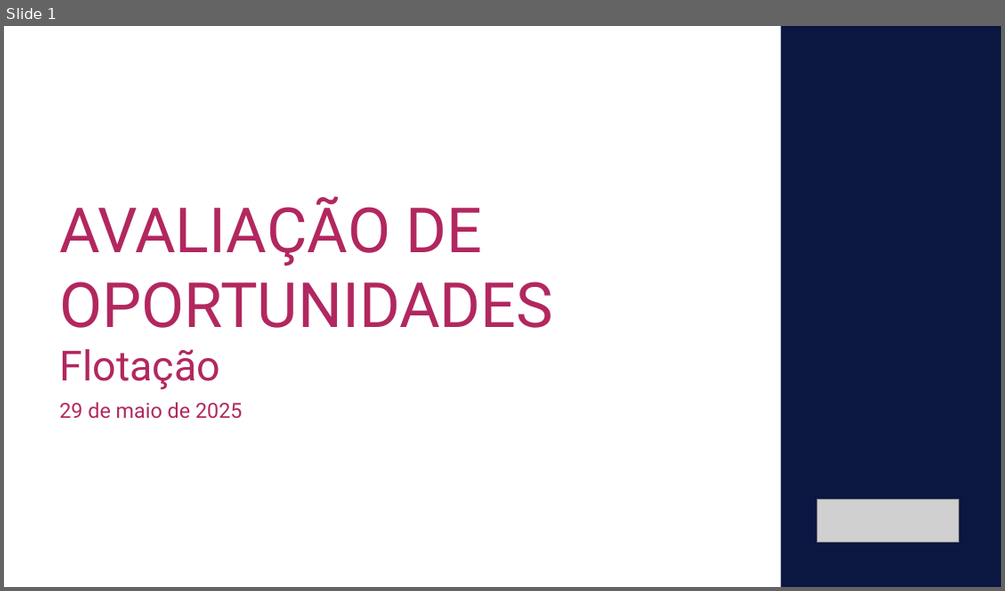
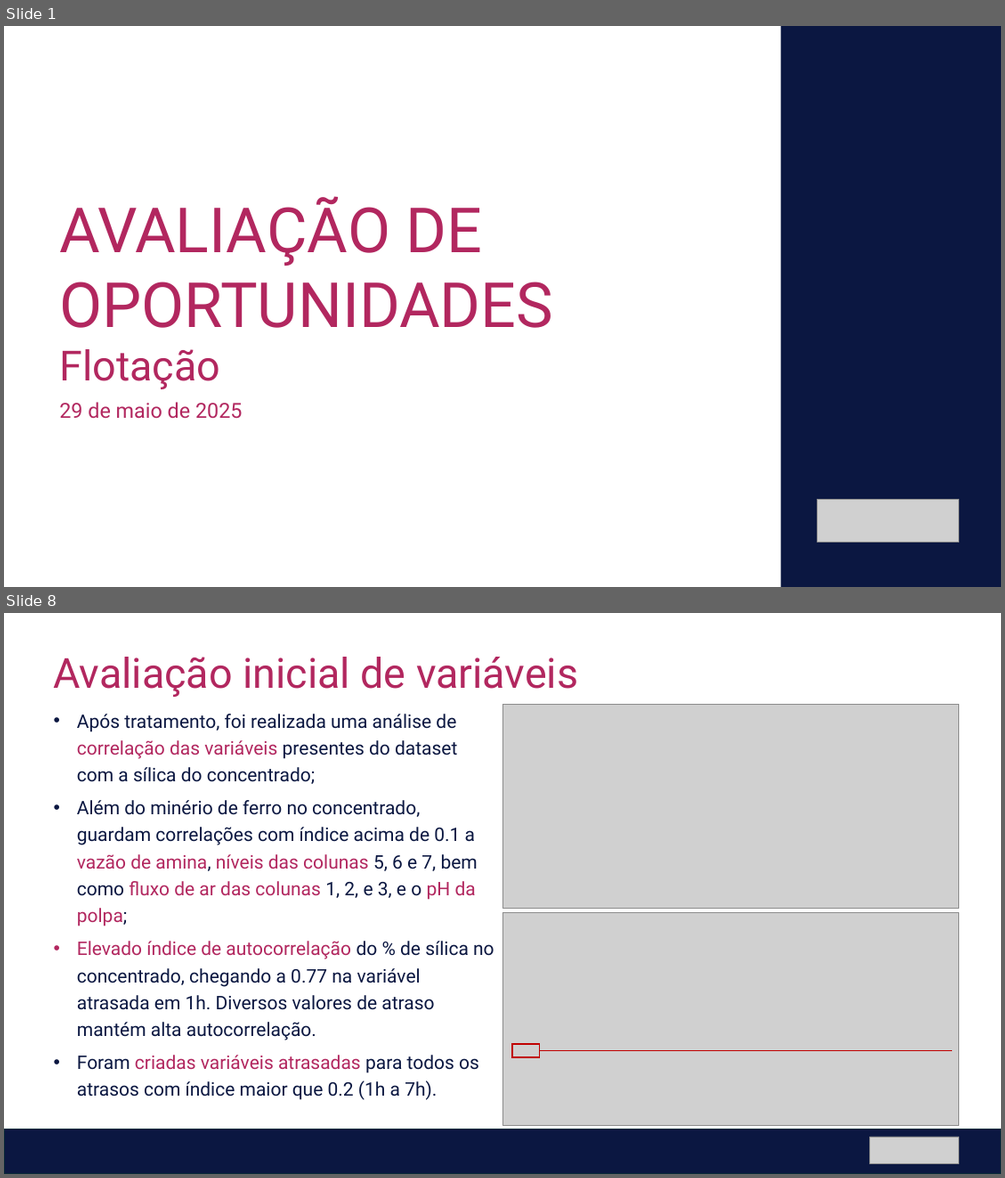
Before and after one commit to matleobor/case-ihm, a slide deck: IHM Stefanini - Análise de Oportunidade - Flotação.pptx. Shown one above the other, each under a label of ours: slide 1 before the commit, slides 1 and 8 after it; the slides between them are not shown. The pictures are 1005x591 and 1005x1178 pixels, drawn with LibreOffice and Linux fonts; fonts in the diff are those of the drawing; grey boxes stand for pictures. Boxes give left, top, right and bottom in pixels: in the first picture for what was removed or moved away, otherwise in the second. Text is boxed around its words. In the diff, an @@ line names an element or a change of style, - is before the commit and + after.

```diff
--- a/IHM Stefanini - Análise de Oportunidade - Flotação.pptx
+++ b/IHM Stefanini - Análise de Oportunidade - Flotação.pptx
@@ slide 8 added at <box>4,613,1001,1174</box>, background #FFFFFF @@
@@ text added at <box>54,657,578,697</box>, 40 pt, text #B2275F @@
+Avaliação inicial de variáveis
@@ text added at <box>77,714,494,1100</box>, 18 pt, text #0B1741 @@
+• Após tratamento, foi realizada uma análise de correlação das variáveis presentes do dataset com a sílica do concentrado;
+• Além do minério de ferro no concentrado, guardam correlações com índice acima de 0.1 a vazão de amina, níveis das colunas 5, 6 e 7, bem como fluxo de ar das colunas 1, 2, e 3, e o pH da polpa;
+• Elevado índice de autocorrelação do % de sílica no concentrado, chegando a 0.77 na variável atrasada em 1h. Diversos valores de atraso mantém alta autocorrelação.
+• Foram criadas variáveis atrasadas para todos os atrasos com índice maior que 0.2 (1h a 7h).
@@ picture added at <box>502,705,959,908</box> @@
@@ picture added at <box>502,913,959,1126</box> @@
@@ rectangle added at <box>512,1044,540,1057</box>, outline #C00000 1.5 pt @@
@@ line added from (540, 1051) to (952, 1051), #C00000 1.5 pt @@
@@ rectangle added at <box>4,1129,1001,1174</box>, fill #0B1741, outline #092A39 1.5 pt @@
@@ picture added at <box>870,1136,959,1163</box> @@
```
Also in this commit, not shown: 1 slide changed, 12 other slides added, 1 other file.
